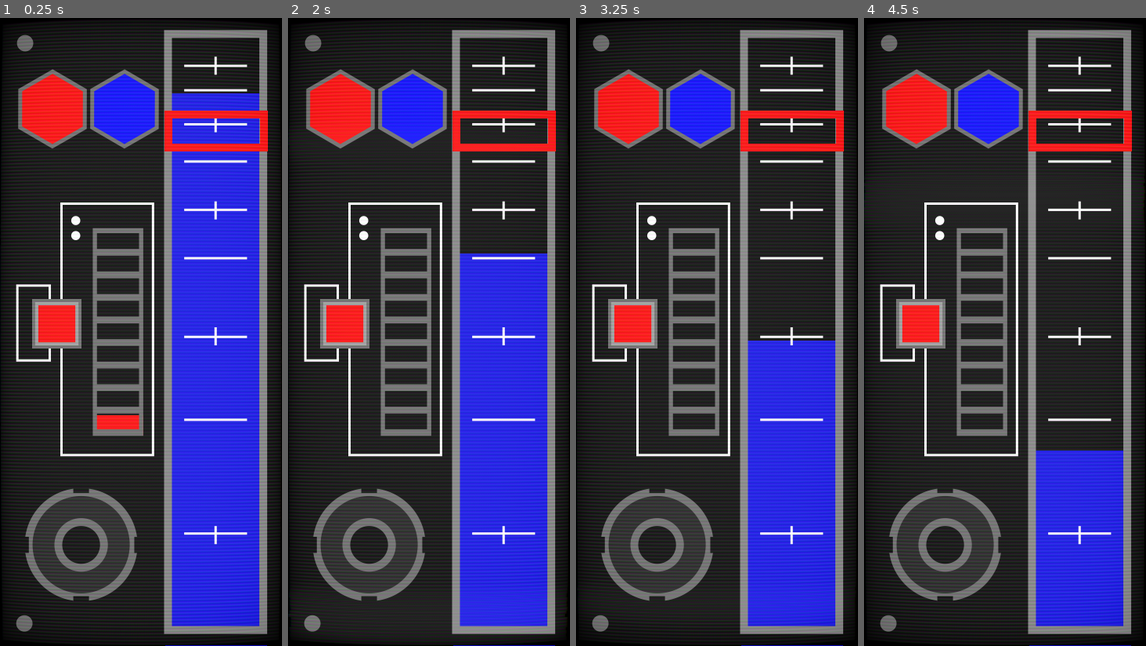
Above: before the commit, frames 1-4 (left to right).
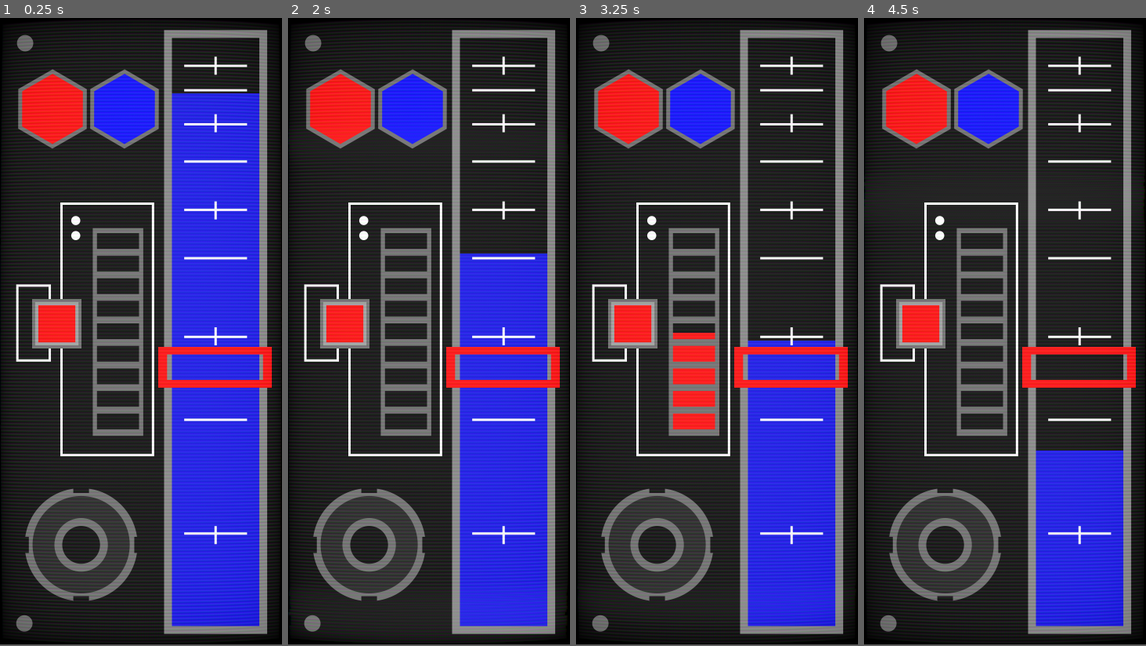
Above: after the commit, the same moments.

Repository: esburch/coolant-stabilizer
Game: Godot game, scene res://main.tscn
The game is run twice, just before and just after one commit, with the same random seed, the same clock (stepped at 60 frames per second) and the same inputs.
Inputs (mouse positions are in pixels of both pictures, inside the frame that each line leads up to):
- Up to frame 1 (0.25 s): no input
- Up to frame 2 (2 s): move the mouse to (491, 300) at 0.52 s; press the mouse at (491, 300) at 0.53 s; move the mouse to (372, 363) at 1.27 s; release the mouse at (372, 363) at 1.28 s; click (372, 363) at 1.35 s
- Up to frame 3 (3.25 s): move the mouse to (745, 193) at 2.02 s; press the mouse at (745, 193) at 2.03 s; move the mouse to (702, 457) at 2.77 s; release the mouse at (702, 457) at 2.78 s; click (702, 457) at 2.85 s
- Up to frame 4 (4.5 s): move the mouse to (1089, 426) at 3.52 s; press the mouse at (1089, 426) at 3.53 s; move the mouse to (920, 237) at 4.27 s; release the mouse at (920, 237) at 4.28 s; click (920, 237) at 4.35 s
In our replay, the window is 360x800 before the commit and 360x798 after it. These sizes can differ from the game's own. Grey fills any space a smaller window leaves; there, only what the larger window draws over its background counts as a difference.

The runs differ from the first frame. In frame 1, 2.8% of the frame differs, in the area x 34-97%, y 14-100%; in frame 2, 2.5%; in frame 3, 4.3%; in frame 4, 2.5%.

Commit message:
Area now randomly spawns on meter

Diff:
--- /dev/null
+++ b/Bobber.tscn
@@ -0,0 +1,23 @@
+[gd_scene load_steps=3 format=2]
+
+[ext_resource path="res://art/Bobber-Rect.png" type="Texture" id=1]
+
+[sub_resource type="RectangleShape2D" id=1]
+extents = Vector2( 136, 70 )
+
+[node name="Node2D" type="Node2D"]
+
+[node name="Bobber" type="Sprite" parent="."]
+position = Vector2( 275.5, 144 )
+scale = Vector2( 0.496212, 0.5 )
+texture = ExtResource( 1 )
+
+[node name="Area2D" type="Area2D" parent="Bobber"]
+visible = false
+collision_layer = 2
+monitoring = false
+
+[node name="CollisionShape2D" type="CollisionShape2D" parent="Bobber/Area2D"]
+visible = false
+position = Vector2( -4, 2 )
+shape = SubResource( 1 )
--- a/main.gd
+++ b/main.gd
@@ -1,4 +1,6 @@
 extends Node2D
+
+export (PackedScene) var Bobber
 
 # Declare member variables here. Examples:
 # var a = 2
@@ -8,11 +10,18 @@
 # Called when the node enters the scene tree for the first time.
 func _ready():
 	pb.value=0
+	randomize()
+	$BobberPath/BobberFollowPath.set_offset(randi())
+	print($BobberPath/BobberFollowPath.position)
+	# Create a bobber instance and add it to the scene.
+	var bobber = Bobber.instance()
+	add_child(bobber)
+	bobber.position = $BobberPath/BobberFollowPath.position
 
 
 # Called every frame. 'delta' is the elapsed time since the previous frame.
 func _process(delta):
-	print(timer.time_left)
+	#print(timer.time_left)
 	# Keeps bar clear at load
 	if timer.time_left == 0:
 		pb.value = 0
--- a/main.tscn
+++ b/main.tscn
@@ -5,13 +5,15 @@
 [ext_resource path="res://art/Button.png" type="Texture" id=3]
 [ext_resource path="res://Coolant.tscn" type="PackedScene" id=4]
 [ext_resource path="res://art/Progress.png" type="Texture" id=5]
-[ext_resource path="res://art/Bobber-Rect.png" type="Texture" id=6]
+[ext_resource path="res://Bobber.tscn" type="PackedScene" id=6]
 
 [sub_resource type="RectangleShape2D" id=1]
 extents = Vector2( 102.5, 10 )
 
-[sub_resource type="RectangleShape2D" id=2]
-extents = Vector2( 136, 70 )
+[sub_resource type="Curve2D" id=5]
+_data = {
+"points": PoolVector2Array( 0, 0, 0, 0, 272, 64, 0, 0, 0, 0, 272, 656, 0, 0, 0, 0, 272, 248 )
+}
 
 [sub_resource type="Shader" id=3]
 code = "/*
@@ -219,6 +221,7 @@
 
 [node name="Control" type="Node2D"]
 script = ExtResource( 1 )
+Bobber = ExtResource( 6 )
 
 [node name="ColorRect" type="ColorRect" parent="."]
 margin_right = 360.0
@@ -255,25 +258,25 @@
 [node name="StaticBody2D" type="StaticBody2D" parent="."]
 
 [node name="Top" type="CollisionShape2D" parent="StaticBody2D"]
-position = Vector2( 288, 34 )
+position = Vector2( 276, 34 )
 shape = SubResource( 1 )
 
 [node name="Bottom" type="CollisionShape2D" parent="StaticBody2D"]
 position = Vector2( 280, 769 )
 shape = SubResource( 1 )
 
-[node name="Bobber" type="Sprite" parent="."]
-position = Vector2( 276, 144 )
-scale = Vector2( 0.5, 0.5 )
-texture = ExtResource( 6 )
-
-[node name="Area2D" type="Area2D" parent="Bobber"]
-collision_layer = 2
-monitoring = false
-
-[node name="CollisionShape2D" type="CollisionShape2D" parent="Bobber/Area2D"]
-position = Vector2( -4, 2 )
-shape = SubResource( 2 )
+[node name="BobberPath" type="Path2D" parent="."]
+curve = SubResource( 5 )
+
+[node name="BobberFollowPath" type="PathFollow2D" parent="BobberPath"]
+position = Vector2( 272, 92 )
+rotation = 1.5708
+rotate = false
+
+[node name="Node2D" parent="BobberPath/BobberFollowPath" instance=ExtResource( 6 )]
+position = Vector2( 146.41, -305.563 )
+rotation = 1.5708
+scale = Vector2( 1.1, 1 )
 
 [node name="TouchScreenButton" type="TouchScreenButton" parent="."]
 position = Vector2( 41, 358 )
--- a/project.godot
+++ b/project.godot
@@ -17,7 +17,7 @@
 [display]
 
 window/size/width=360
-window/size/height=800
+window/size/height=798
 window/handheld/orientation="portrait"
 window/stretch/mode="2d"
 
